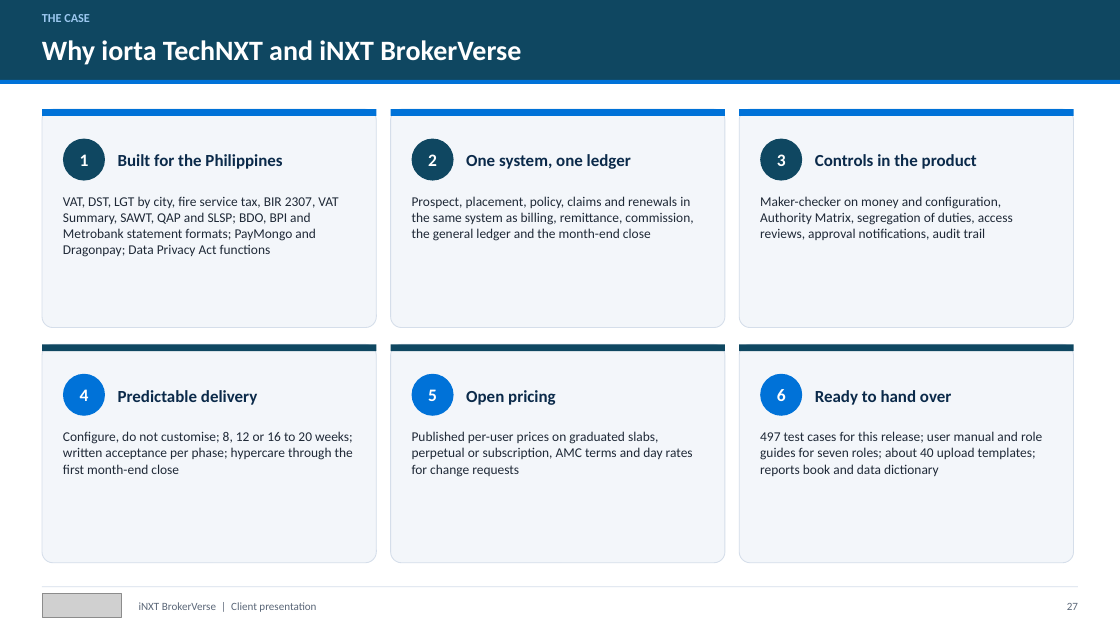
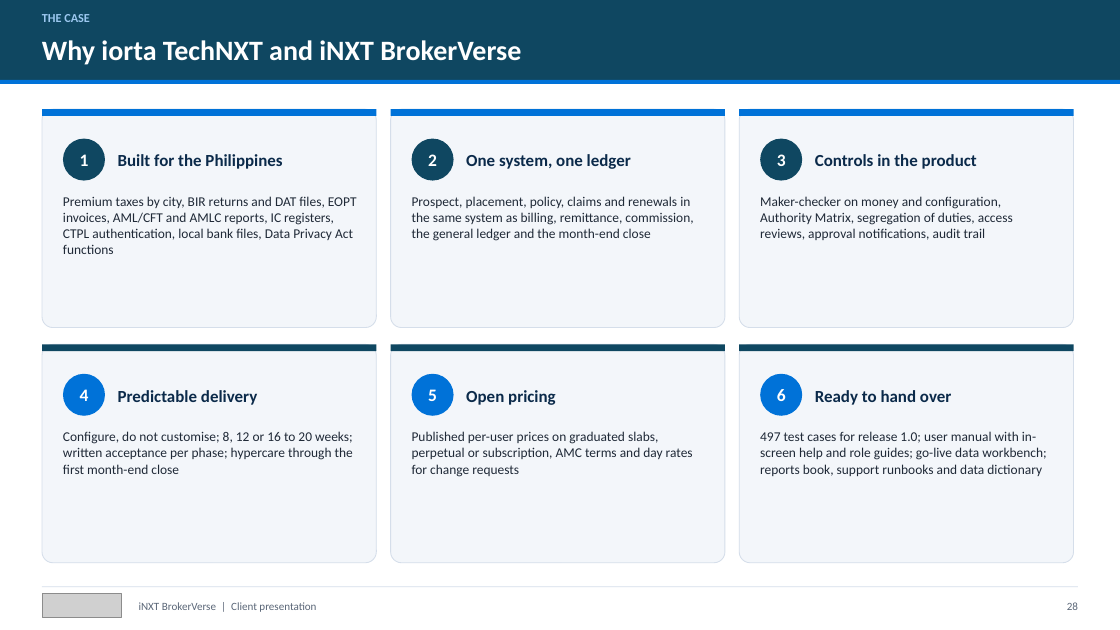
Before and after one commit to IortaTexhNXT-DEV/BDOI-OOTB, a slide deck: slide 28 of docs/package/01_Sales/iNXT_BrokerVerse_Client_Presentation.pptx (slide 27 before the commit). Drawn at 1120x630 pixels with LibreOffice and Linux fonts; fonts in the diff are those of the drawing; grey boxes stand for pictures. Boxes give left, top, right and bottom in pixels: in the first picture for what was removed or moved away, otherwise in the second. Text is boxed around its words. In the diff, an @@ line names an element or a change of style, - is before the commit and + after.

Commit message:
Sales, commercials and support documents for AML/CFT, IC registers, BIR and EOPT, integrations, dealer programmes, branding, My Work and the Report Builder; new optional price lines to confirm by management; builds of the brochures, deck and workbooks

```diff
--- a/docs/package/01_Sales/iNXT_BrokerVerse_Client_Presentation.pptx
+++ b/docs/package/01_Sales/iNXT_BrokerVerse_Client_Presentation.pptx
@@ text at (63, 196, 357, 254): text changed @@
-VAT, DST, LGT by city, fire service tax, BIR 2307, VAT Summary, SAWT, QAP and SLSP; BDO, BPI and Metrobank statement formats; PayMongo and Dragonpay; Data Privacy Act functions
+Premium taxes by city, BIR returns and DAT files, EOPT invoices, AML/CFT and AMLC reports, IC registers, CTPL authentication, local bank files, Data Privacy Act functions
@@ text at (760, 431, 1046, 476): text changed @@
-497 test cases for this release; user manual and role guides for seven roles; about 40 upload templates; reports book and data dictionary
+497 test cases for release 1.0; user manual with in-screen help and role guides; go-live data workbench; reports book, support runbooks and data dictionary
@@ text at (1067, 602, 1078, 610): text changed @@
-27
+28
```
Also in this commit, not shown: 14 other slides changed, 1 slide added, 48 other files.
